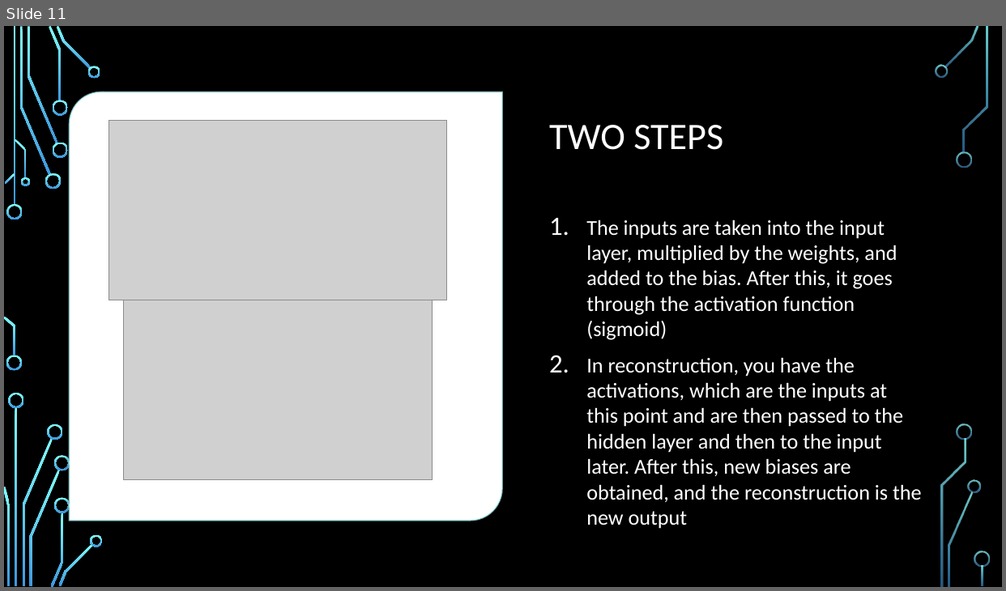
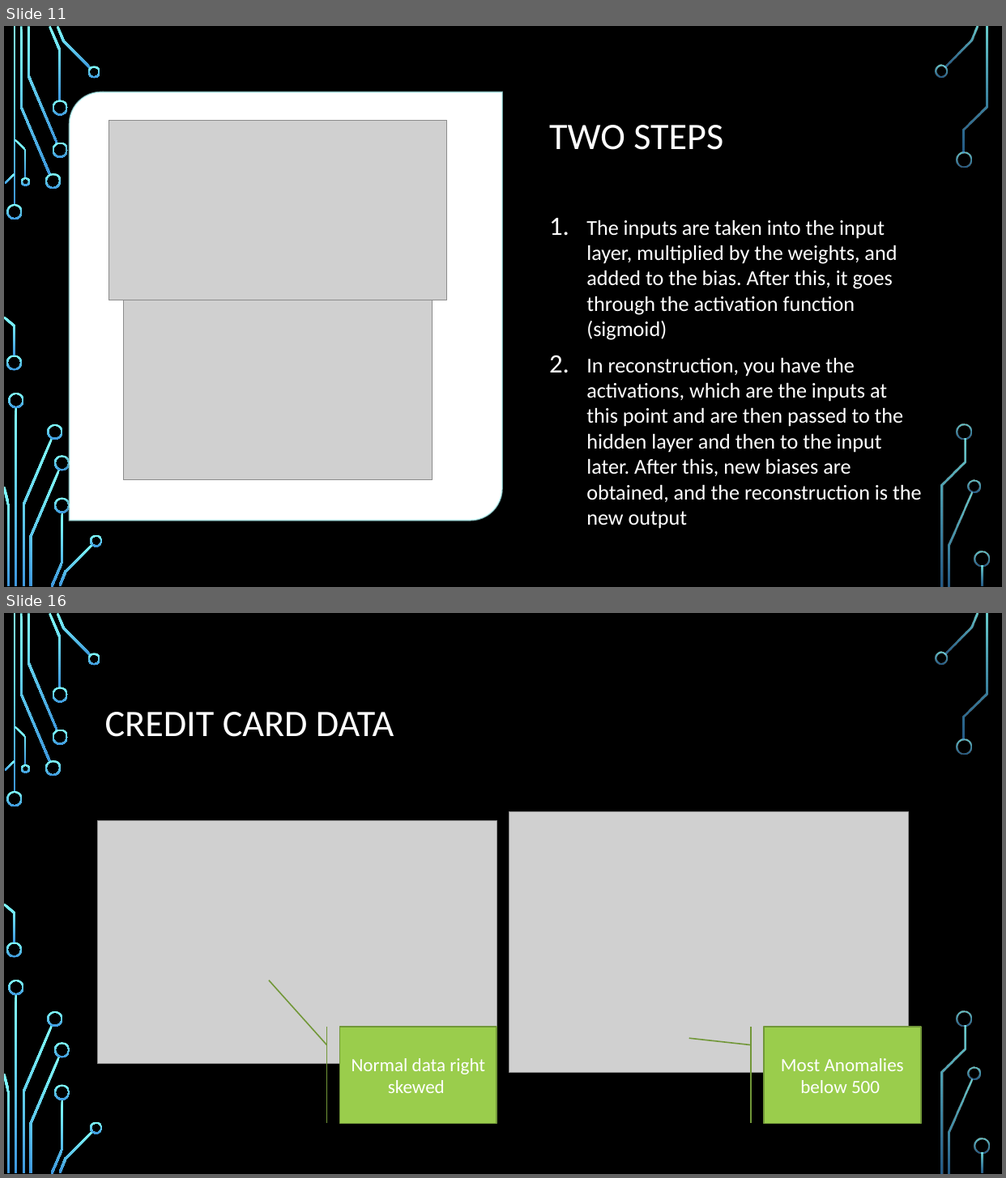
Before and after one commit to shawnmccarthy/anomalydetection, a slide deck: mccarthy-shawn_slides.pptx. Shown one above the other, each under a label of ours: slide 11 before the commit, slides 11 and 16 after it; the slides between them are not shown. The pictures are 1006x591 and 1006x1178 pixels, drawn with LibreOffice and Linux fonts; fonts in the diff are those of the drawing; grey boxes stand for pictures; background and template pictures are left out. Boxes give left, top, right and bottom in pixels: in the first picture for what was removed or moved away, otherwise in the second. Text is boxed around its words. In the diff, an @@ line names an element or a change of style, - is before the commit and + after.

```diff
--- a/mccarthy-shawn_slides.pptx
+++ b/mccarthy-shawn_slides.pptx
@@ slide 16 added at (4,613,1002,1174), background picture (left out); not listed: 36 template elements that a slide beside it also shows @@
@@ title added at (105,712,394,737), 36 pt, text #FFFFFF @@
+CREDIT CARD DATA
@@ picture added at (98,820,497,1063) @@
@@ picture added at (509,812,908,1072) @@
@@ accent border callout added at (340,1027,497,1123), fill #9ACD4C, outline #729838 1.25 pt, 18 pt, text #FFFFFF @@
+Normal data right skewed
@@ accent border callout added at (764,1027,921,1123), fill #9ACD4C, outline #729838 1.25 pt, 18 pt, text #FFFFFF @@
+Most Anomalies below 500
```
Also in this commit, not shown: 2 slides changed, 5 other slides added, 5 other files.
